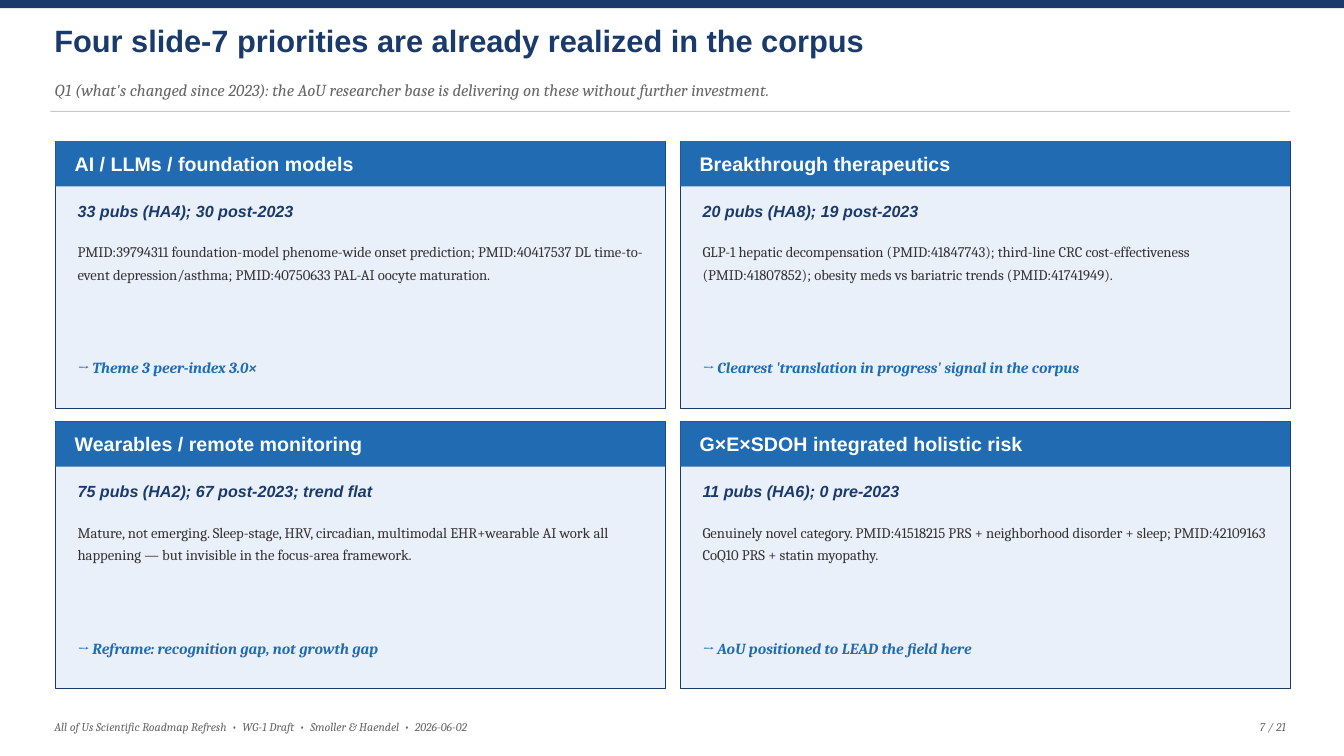
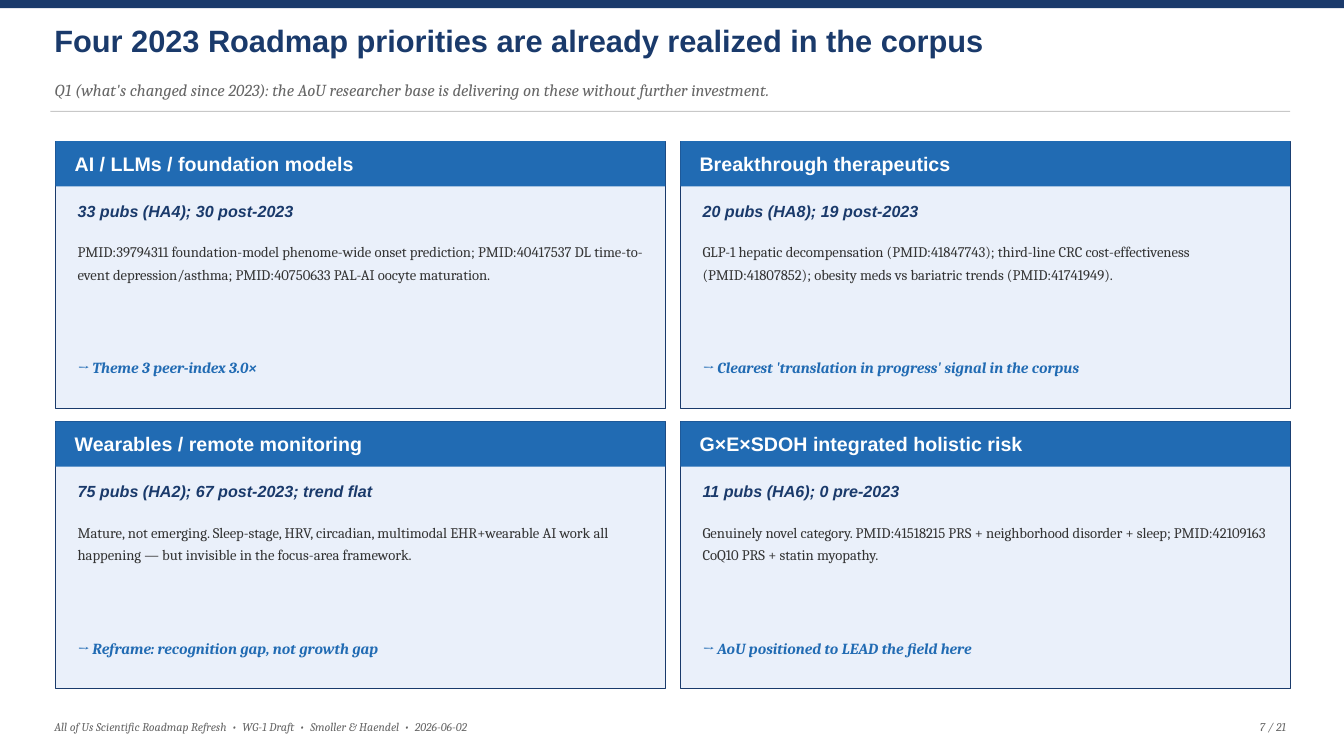
Before and after one commit to mellybelly/all-of-us, a slide deck: slide 7 of resources/deliverables/AoU_Roadmap_Refresh_Draft_Deck.pptx. Drawn at 1344x756 pixels with LibreOffice and Linux fonts; fonts in the diff are those of the drawing. Boxes give left, top, right and bottom in pixels: in the first picture for what was removed or moved away, otherwise in the second. Text is boxed around its words. In the diff, an @@ line names an element or a change of style, - is before the commit and + after.

```diff
--- a/resources/deliverables/AoU_Roadmap_Refresh_Draft_Deck.pptx
+++ b/resources/deliverables/AoU_Roadmap_Refresh_Draft_Deck.pptx
@@ text at [54, 29, 983, 58]: text changed @@
-Four slide-7 priorities are already realized in the corpus
+Four 2023 Roadmap priorities are already realized in the corpus
```
Also in this commit, not shown: 6 other slides changed, 11 other files.
